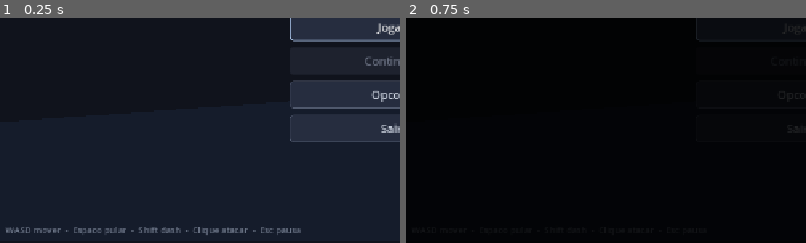
Above: before the commit, frames 1-2 (left to right).
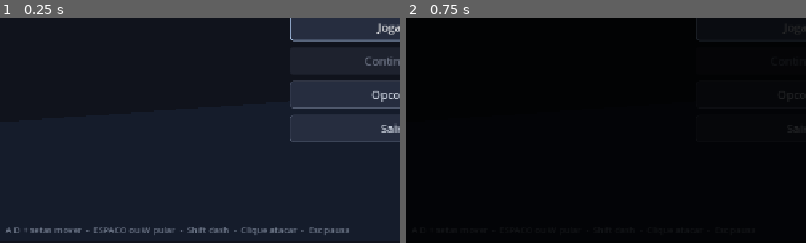
Above: after the commit, the same moments.

Repository: GuilhermeBallestrim/jogo-teste-em-godot
Game: Godot game, scene res://scenes/ui/main_menu.tscn
The game is run twice, just before and just after one commit, with the same random seed, the same clock (stepped at 60 frames per second) and the same inputs.
Inputs:
- Up to frame 1 (0.25 s): no input
- Up to frame 2 (0.75 s): click "Jogar" at 0.5 s
The pictures show only the part of the screen within x 1-51%, y 48-98%; the shares and areas given below are measured in that part.

The runs differ from the first frame. In frame 1, 1.2% of the frame differs, in the area x 2-88%, y 92-97%; in frame 2, less than 0.1%.

Commit message:
refactor(input): W passa a ser so pulo; editor resserializa recursos
- remove W de move_up (fica seta ^ + gamepad), evitando que andar para
  cima dispare pulo sem parar
- mantem W em jump junto com ESPACO
- README e menu principal refletem o novo mapeamento

Inclui a re-serializacao que o editor gravou ao salvar (uid nos recursos,
newline final, ordem das layer_names e remocao da secao [physics] que
so repetia os defaults).

Diff:
--- a/project.godot
+++ b/project.godot
@@ -11,7 +11,6 @@
 [application]
 
 config/name="novo jogo"
-config/description=""
 run/main_scene="res://scenes/ui/main_menu.tscn"
 config/features=PackedStringArray("4.5", "GL Compatibility")
 config/icon="res://icon.svg"
@@ -66,8 +65,7 @@
 }
 move_up={
 "deadzone": 0.5,
-"events": [Object(InputEventKey,"resource_local_to_scene":fa …(140 unchanged characters)… d":false,"keycode":0,"physical_keycode":87,"key_label":0,"unicode":0,"location":0,"echo":false,"script":null)
-, Object(InputEventKey,"resource_local_to_scene":false,"resource_name":"","device":-1,"window_id":0,"alt_pressed":false,"shift_pressed":false,"ctrl_pressed":false,"meta_pressed":false,"pressed":false,"keycode":0,"physical_keycode":4194320,"key_label":0,"unicode":0,"location":0,"echo":false,"script":null)
+"events": [Object(InputEventKey,"resource_local_to_scene":fa …(140 unchanged characters)… d":false,"keycode":0,"physical_keycode":4194320,"key_label":0,"unicode":0,"location":0,"echo":false,"script":null)
 , Object(InputEventJoypadMotion,"resource_local_to_scene":false,"resource_name":"","device":-1,"axis":1,"axis_value":-1.0,"script":null)
 ]
 }
@@ -80,7 +78,8 @@
 }
 jump={
 "deadzone": 0.5,
-"events": [Object(InputEventKey,"resource_local_to_scene":fa …(140 unchanged characters)… d":false,"keycode":0,"physical_keycode":32,"key_label":0,"unicode":0,"location":0,"echo":false,"script":null)
+"events": [Object(InputEventKey,"resource_local_to_scene":fa …(140 unchanged characters)… d":false,"keycode":0,"physical_keycode":87,"key_label":0,"unicode":119,"location":0,"echo":false,"script":null)
+, Object(InputEventKey,"resource_local_to_scene":false,"resource_name":"","device":-1,"window_id":0,"alt_pressed":false,"shift_pressed":false,"ctrl_pressed":false,"meta_pressed":false,"pressed":false,"keycode":0,"physical_keycode":32,"key_label":0,"unicode":32,"location":0,"echo":false,"script":null)
 ]
 }
 dash={
@@ -111,18 +110,13 @@
 
 [layer_names]
 
+2d_render/layer_1="World"
 2d_physics/layer_1="World"
 2d_physics/layer_2="Player"
 2d_physics/layer_3="Enemy"
 2d_physics/layer_4="Interactable"
 2d_physics/layer_5="Hitbox"
 2d_physics/layer_6="Hurtbox"
-2d_render/layer_1="World"
-
-[physics]
-
-common/physics_ticks_per_second=60
-2d/default_gravity=980.0
 
 [rendering]
 
--- a/resources/ui_theme.tres
+++ b/resources/ui_theme.tres
@@ -1,47 +1,4 @@
-[gd_resource type="Theme" load_steps=8 format=3]
-
-[sub_resource type="StyleBoxFlat" id="SB_button_normal"]
-content_margin_left = 18.0
-content_margin_top = 9.0
-content_margin_right = 18.0
-content_margin_bottom = 9.0
-bg_color = Color(0.14902, 0.17647, 0.24706, 1)
-border_width_left = 1
-border_width_top = 1
-border_width_right = 1
-border_width_bottom = 1
-border_color = Color(0.31765, 0.35294, 0.43529, 1)
-corner_radius_top_left = 6
-corner_radius_top_right = 6
-corner_radius_bottom_right = 6
-corner_radius_bottom_left = 6
-
-[sub_resource type="StyleBoxFlat" id="SB_button_hover"]
-content_margin_left = 18.0
-content_margin_top = 9.0
-content_margin_right = 18.0
-content_margin_bottom = 9.0
-bg_color = Color(0.23137, 0.28627, 0.4, 1)
-border_width_left = 1
-border_width_top = 1
-border_width_right = 1
-border_width_bottom = 1
-border_color = Color(0.50588, 0.72549, 0.94902, 1)
-corner_radius_top_left = 6
-corner_radius_top_right = 6
-corner_radius_bottom_right = 6
-corner_radius_bottom_left = 6
-
-[sub_resource type="StyleBoxFlat" id="SB_button_pressed"]
-content_margin_left = 18.0
-content_margin_top = 9.0
-content_margin_right = 18.0
-content_margin_bottom = 9.0
-bg_color = Color(0.35294, 0.46667, 0.65882, 1)
-corner_radius_top_left = 6
-corner_radius_top_right = 6
-corner_radius_bottom_right = 6
-corner_radius_bottom_left = 6
+[gd_resource type="Theme" load_steps=8 format=3 uid="uid://d1m3phoojdk3w"]
 
 [sub_resource type="StyleBoxFlat" id="SB_button_disabled"]
 content_margin_left = 18.0
@@ -65,6 +22,49 @@
 border_width_right = 2
 border_width_bottom = 2
 border_color = Color(0.72941, 0.84706, 1, 0.78431)
+corner_radius_top_left = 6
+corner_radius_top_right = 6
+corner_radius_bottom_right = 6
+corner_radius_bottom_left = 6
+
+[sub_resource type="StyleBoxFlat" id="SB_button_hover"]
+content_margin_left = 18.0
+content_margin_top = 9.0
+content_margin_right = 18.0
+content_margin_bottom = 9.0
+bg_color = Color(0.23137, 0.28627, 0.4, 1)
+border_width_left = 1
+border_width_top = 1
+border_width_right = 1
+border_width_bottom = 1
+border_color = Color(0.50588, 0.72549, 0.94902, 1)
+corner_radius_top_left = 6
+corner_radius_top_right = 6
+corner_radius_bottom_right = 6
+corner_radius_bottom_left = 6
+
+[sub_resource type="StyleBoxFlat" id="SB_button_normal"]
+content_margin_left = 18.0
+content_margin_top = 9.0
+content_margin_right = 18.0
+content_margin_bottom = 9.0
+bg_color = Color(0.14902, 0.17647, 0.24706, 1)
+border_width_left = 1
+border_width_top = 1
+border_width_right = 1
+border_width_bottom = 1
+border_color = Color(0.31765, 0.35294, 0.43529, 1)
+corner_radius_top_left = 6
+corner_radius_top_right = 6
+corner_radius_bottom_right = 6
+corner_radius_bottom_left = 6
+
+[sub_resource type="StyleBoxFlat" id="SB_button_pressed"]
+content_margin_left = 18.0
+content_margin_top = 9.0
+content_margin_right = 18.0
+content_margin_bottom = 9.0
+bg_color = Color(0.35294, 0.46667, 0.65882, 1)
 corner_radius_top_left = 6
 corner_radius_top_right = 6
 corner_radius_bottom_right = 6
--- a/scenes/actors/player/player.tscn
+++ b/scenes/actors/player/player.tscn
@@ -1,9 +1,9 @@
-[gd_scene load_steps=8 format=3]
+[gd_scene load_steps=8 format=3 uid="uid://d3k5b5kg1fca5"]
 
-[ext_resource type="Script" path="res://scenes/actors/player/player.gd" id="1_player"]
-[ext_resource type="Script" path="res://src/combat/hurtbox.gd" id="2_hurtbox"]
-[ext_resource type="Script" path="res://src/combat/hitbox.gd" id="3_hitbox"]
-[ext_resource type="Script" path="res://src/camera/camera_shake.gd" id="4_shake"]
+[ext_resource type="Script" uid="uid://c1n7fxtny075t" path="res://scenes/actors/player/player.gd" id="1_player"]
+[ext_resource type="Script" uid="uid://2xrdedeeyjn5" path="res://src/combat/hurtbox.gd" id="2_hurtbox"]
+[ext_resource type="Script" uid="uid://briv8c3ehth6u" path="res://src/combat/hitbox.gd" id="3_hitbox"]
+[ext_resource type="Script" uid="uid://deho6ip88faqg" path="res://src/camera/camera_shake.gd" id="4_shake"]
 
 [sub_resource type="CapsuleShape2D" id="CapsuleShape2D_body"]
 radius = 16.0
@@ -50,24 +50,21 @@
 lifetime = 0.35
 one_shot = true
 explosiveness = 1.0
-local_coords = false
-direction = Vector2(1, 0)
-spread = 45.0
+gravity = Vector2(0, 420)
 initial_velocity_min = 120.0
 initial_velocity_max = 260.0
-gravity = Vector2(0, 420)
 scale_amount_min = 2.0
 scale_amount_max = 3.5
 color = Color(1, 0.92, 0.62, 1)
 
 [node name="Camera2D" type="Camera2D" parent="."]
-position_smoothing_enabled = true
-position_smoothing_speed = 10.0
 limit_left = -800
 limit_top = -560
 limit_right = 800
 limit_bottom = 200
 limit_smoothed = true
+position_smoothing_enabled = true
+position_smoothing_speed = 10.0
 
 [node name="CameraShake" type="Node2D" parent="Camera2D"]
 script = ExtResource("4_shake")
--- a/scenes/ui/main_menu.tscn
+++ b/scenes/ui/main_menu.tscn
@@ -102,7 +102,7 @@
 layout_mode = 2
 theme_override_colors/font_color = Color(0.45098, 0.4902, 0.56078, 1)
 theme_override_font_sizes/font_size = 14
-text = "WASD mover  -  Espaco pular  -  Shift dash  -  Clique atacar  -  Esc pausa"
+text = "A D + setas mover  -  ESPACO ou W pular  -  Shift dash  -  Clique atacar  -  Esc pausa"
 
 [node name="VersionLabel" type="Label" parent="Footer"]
 unique_name_in_owner = true
Not shown: 1 places in resources/ui_theme.tres that only renumber resources
Not shown: 1 places in scenes/actors/player/player.tscn that only renumber resources
Not shown, changed: README.md
